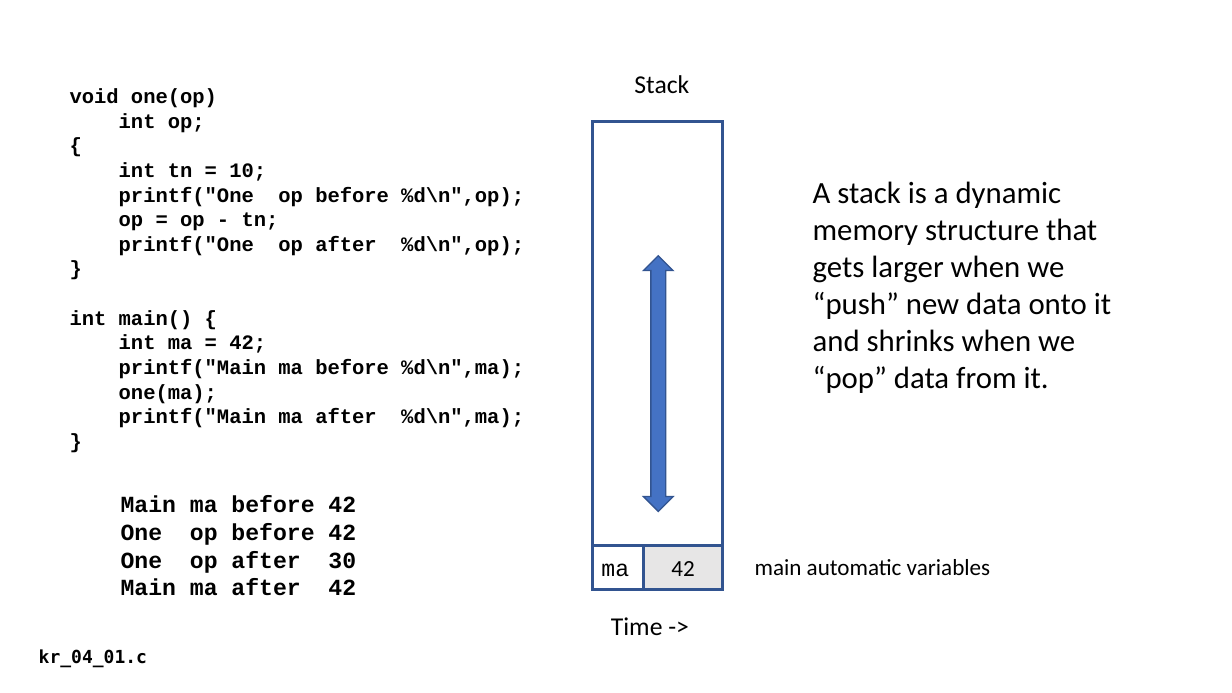
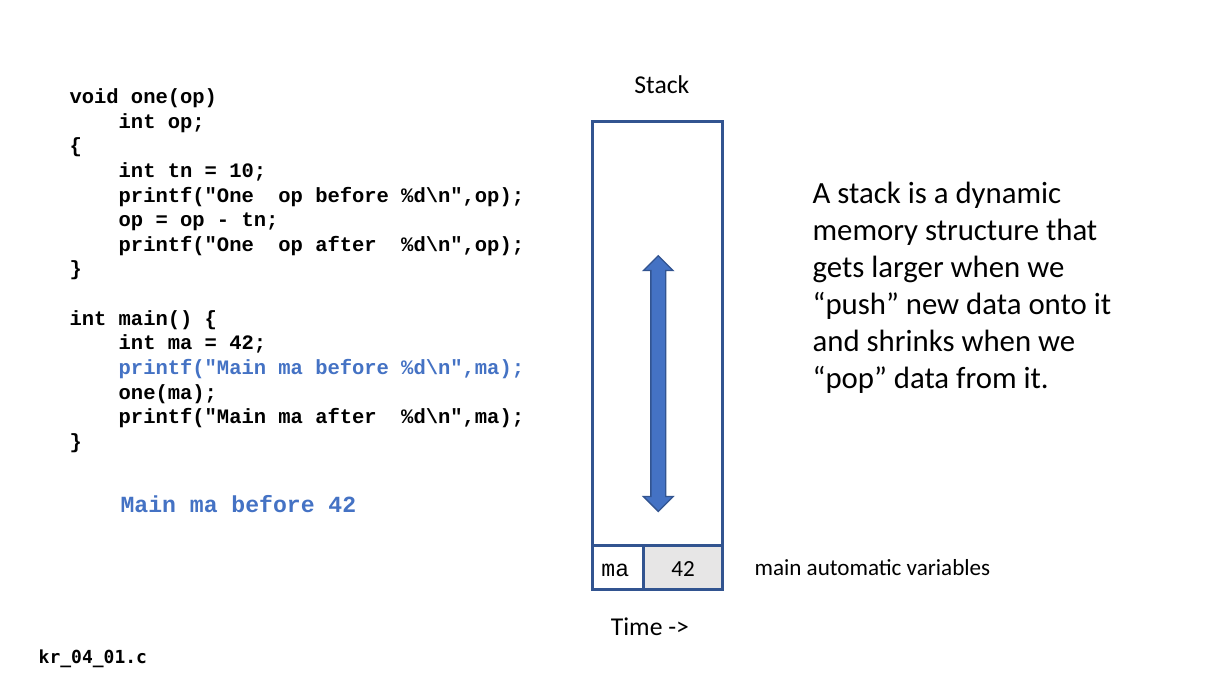
Before and after one commit to csev/cc4e, a slide deck: slide 6 of lectures/KR-4.pptx. Drawn at 1232x693 pixels with LibreOffice and Linux fonts; fonts in the diff are those of the drawing. Boxes give left, top, right and bottom in pixels: in the first picture for what was removed or moved away, otherwise in the second. Text is boxed around its words. In the diff, an @@ line names an element or a change of style, - is before the commit and + after.

```diff
--- a/lectures/KR-4.pptx
+++ b/lectures/KR-4.pptx
@@ text at (119,359,524,379): text colour #000000 to #4472C4 in "printf("Main ma before %d\n",ma);" @@
@@ text "Main ma before 42" at (121,495,356,512): text colour #000000 to #4472C4 @@
@@ text at (121,523,356,596): paragraphs removed @@
-One op before 42
-One op after 30
-Main ma after 42
```
Also in this commit, not shown: 13 other slides changed, 1 slide added, 3 other files.
